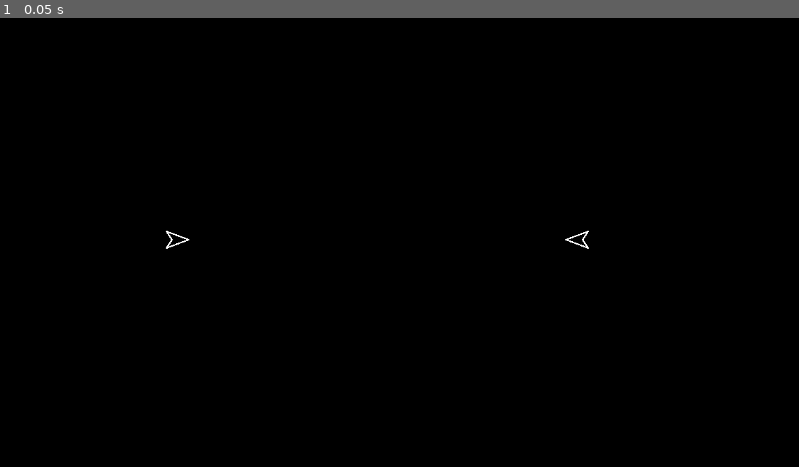
Above: before the commit, frame 1.
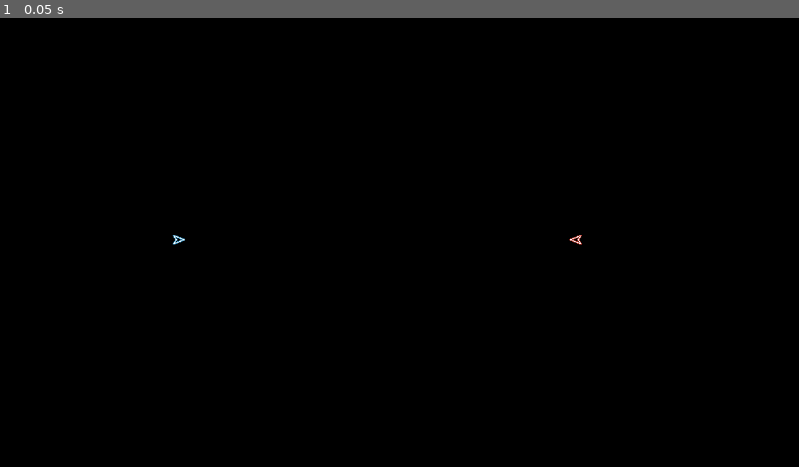
Above: after the commit, the same moment.

Repository: Eliasdbr/Spacewar
Game: Godot game, scene res://main.tscn
Two runs of this game, one before a commit and one after it. Both use one fixed random seed, a clock stepped at 60 frames per second and the inputs below.
Inputs:
- Up to frame 1 (0.05 s): no input

The runs differ from the first frame. In frame 1, 0.1% of the frame differs, in the area x 20-74%, y 47-52%.

Commit message:
Ship scaled down

Diff:
--- a/gameplay.tscn
+++ b/gameplay.tscn
@@ -8,8 +8,10 @@
 
 [node name="PlayerShip" parent="Environment" instance=ExtResource("1_xbv2a")]
 position = Vector2(256, 320)
+line_color = Color(0.2, 0.733333, 1, 1)
 
 [node name="PlayerShip2" parent="Environment" instance=ExtResource("1_xbv2a")]
 position = Vector2(832, 320)
 rotation = 3.14159
 player_number = 2
+line_color = Color(1, 0.266667, 0.2, 1)
--- a/ships/player_ship.gd
+++ b/ships/player_ship.gd
@@ -1,11 +1,14 @@
 extends Ship
 
 @export_range(1, 2) var player_number: int = 1
-
+@export_color_no_alpha var line_color = Color(1.0, 1.0, 1.0)
 @onready var tank_controls = $TankControls
+@onready var out_line_2d = $OutLine2D
 
 
 # Called when the node enters the scene tree for the first time.
 func _ready():
 	#super()
 	tank_controls.player = player_number
+	out_line_2d.default_color = line_color
+	#out_line_2d.default_color = line_color
--- a/ships/player_ship.tscn
+++ b/ships/player_ship.tscn
@@ -6,17 +6,18 @@
 [ext_resource type="PackedScene" uid="uid://drm8s2nknmxay" path="res://projectiles/projectile.tscn" id="3_yx8d0"]
 
 [sub_resource type="CircleShape2D" id="CircleShape2D_rw2t6"]
-radius = 12.0
+radius = 6.0
 
 [node name="PlayerShip" instance=ExtResource("1_onnj3")]
 script = ExtResource("2_nirkv")
 player_number = 1
+line_color = Color(1, 1, 1, 1)
 
-[node name="Movement" parent="." index="1"]
+[node name="OutLine2D" parent="." index="0"]
+modulate = Color(1, 1, 1, 0.705882)
+
+[node name="Movement" parent="." index="2"]
 friction_factor = 0.0
-
-[node name="Weapon" parent="." index="3"]
-projectile = ExtResource("3_yx8d0")
 
 [node name="TankControls" type="Node" parent="." index="4" node_paths=PackedStringArray("movement", "weapon")]
 script = ExtResource("2_yeqfe")
@@ -31,3 +32,6 @@
 [node name="CollisionShape2D" type="CollisionShape2D" parent="Hurtbox" index="0"]
 shape = SubResource("CircleShape2D_rw2t6")
 debug_color = Color(1, 0, 0, 0.419608)
+
+[node name="Weapon" parent="." index="6"]
+projectile = ExtResource("3_yx8d0")
--- a/ships/ship.tscn
+++ b/ships/ship.tscn
@@ -8,9 +8,15 @@
 [node name="Ship" type="Node2D"]
 script = ExtResource("1_x0vad")
 
+[node name="OutLine2D" type="Line2D" parent="."]
+scale = Vector2(0.5, 0.5)
+points = PackedVector2Array(19, 0, -11, -12, -3.5, 0, -11, 12)
+closed = true
+width = 6.0
+joint_mode = 2
+
 [node name="Line2D" type="Line2D" parent="."]
-position = Vector2(-4.26667, 0)
-scale = Vector2(1.06667, 1)
+scale = Vector2(0.5, 0.5)
 points = PackedVector2Array(19, 0, -11, -12, -3.5, 0, -11, 12)
 closed = true
 width = 2.0
